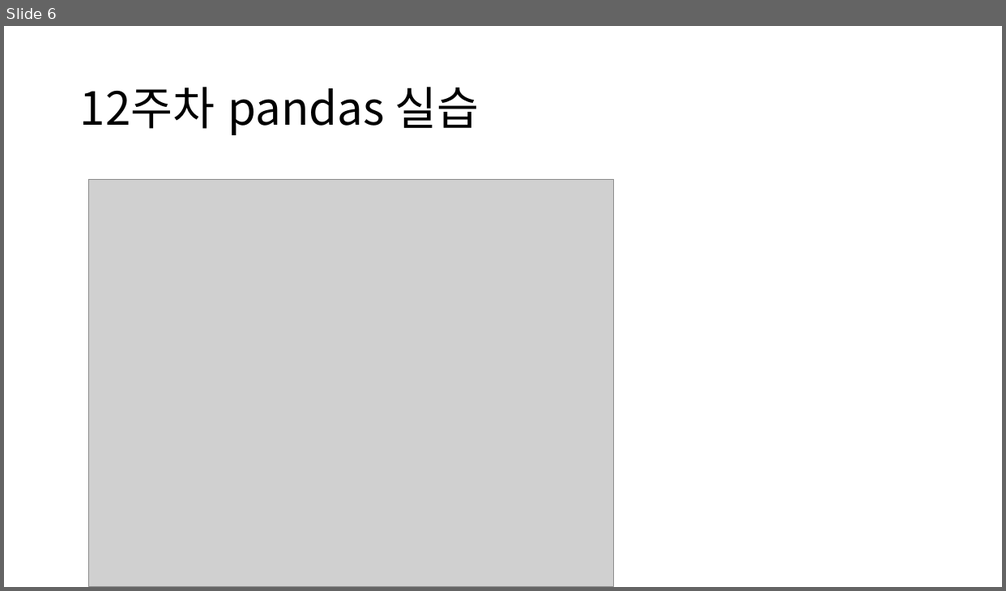
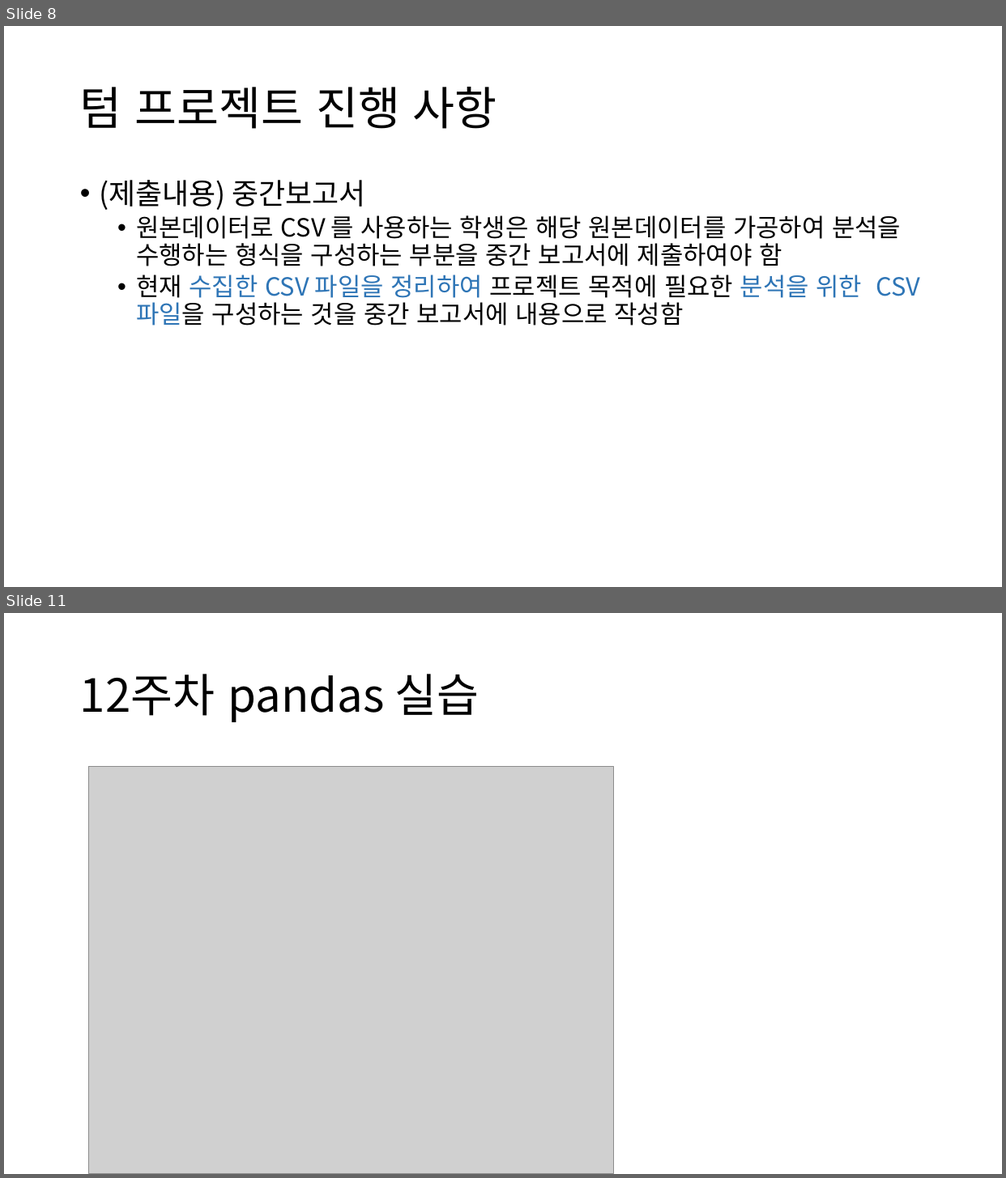
Before and after one commit to iceman67/DataAnalysis, a slide deck: 12주차-데이터 분석-온라인.pptx. Shown one above the other, each under a label of ours: slide 6 before the commit, slides 8 and 11 after it; the slides between them are not shown. The pictures are 1006x591 and 1006x1178 pixels, drawn with LibreOffice and Linux fonts; fonts in the diff are those of the drawing; grey boxes stand for pictures. Boxes give left, top, right and bottom in pixels: in the first picture for what was removed or moved away, otherwise in the second. Text is boxed around its words. In the diff, an @@ line names an element or a change of style, - is before the commit and + after.

```diff
--- a/12주차-데이터 분석-온라인.pptx
+++ b/12주차-데이터 분석-온라인.pptx
@@ slide 8 added at box(4, 26, 1002, 587), background #FFFFFF @@
@@ title added at box(80, 87, 497, 129), 44 pt, text #000000 @@
+텀 프로젝트 진행 사항
@@ text added at box(99, 180, 920, 326), 24 pt, text #000000 @@
+• (제출내용) 중간보고서
+  • 원본데이터로 CSV 를 사용하는 학생은 해당 원본데이터를 가공하여 분석을 수행하는 형식을 구성하는 부분을 중간 보고서에 제출하여야 함
+  • 현재 수집한 CSV 파일을 정리하여 프로젝트 목적에 필요한 분석을 위한 CSV 파일을 구성하는 것을 중간 보고서에 내용으로 작성함
@@ what was slide 6 is now slide 11 @@
```
Also in this commit, not shown: 3 slides changed, 4 other slides added.
